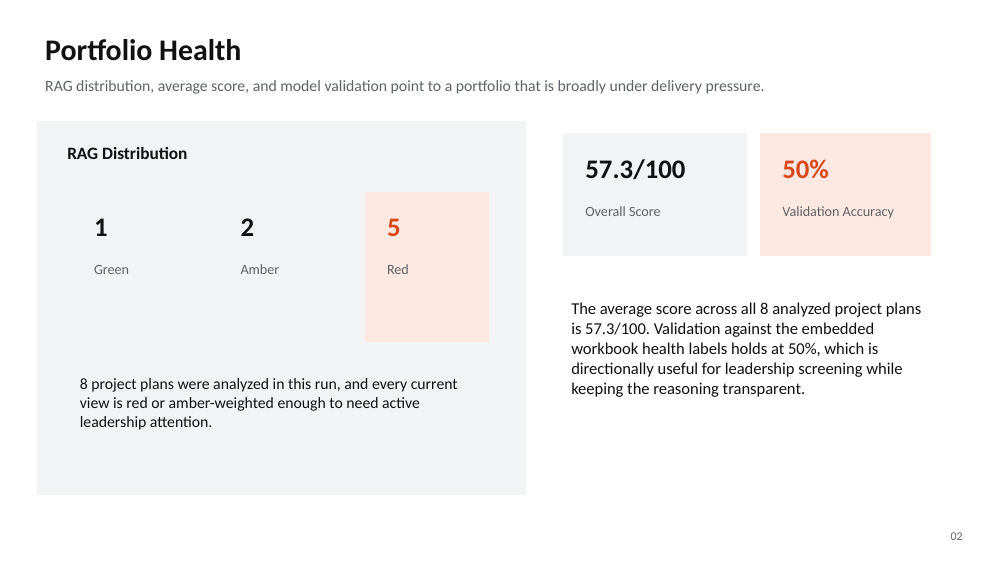
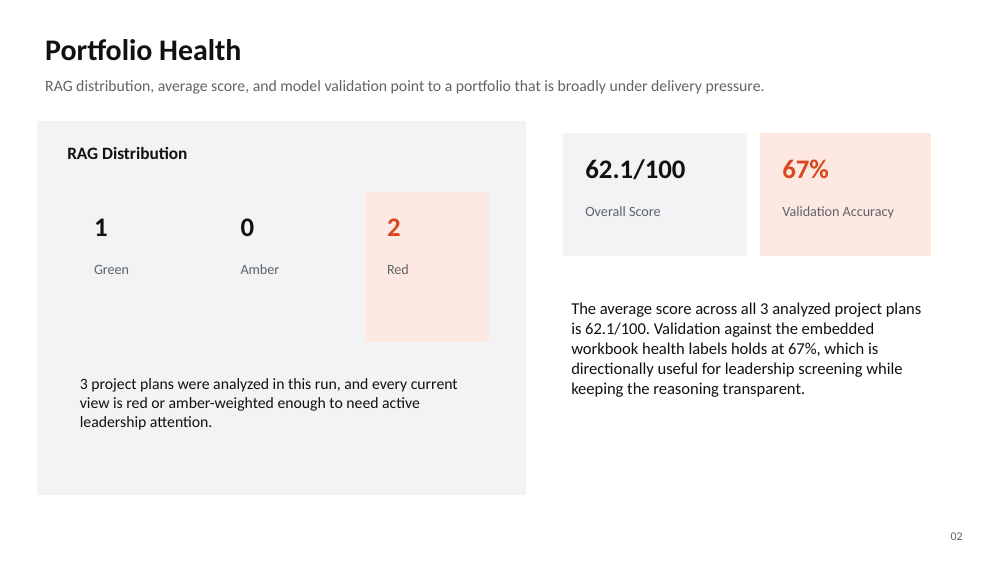
Before and after one commit to Rajibpanda01/Project-Health-Reporting-Agent, a slide deck: slide 2 of deliverables/monthly_executive_deck.pptx. Drawn at 1008x567 pixels with LibreOffice and Linux fonts; fonts in the diff are those of the drawing. Boxes give left, top, right and bottom in pixels: in the first picture for what was removed or moved away, otherwise in the second. Text is boxed around its words. In the diff, an @@ line names an element or a change of style, - is before the commit and + after.

```diff
--- a/deliverables/monthly_executive_deck.pptx
+++ b/deliverables/monthly_executive_deck.pptx
@@ text at (585, 159, 685, 180): text changed @@
-57.3/100
+62.1/100
@@ text at (782, 159, 829, 178): text changed @@
-50%
+67%
@@ text "2": place and size @@
-text "2" at (241, 218, 255, 236)
+text "2" at (387, 218, 401, 236)
@@ text "2" at (387, 218, 401, 236): text colour #111111 to #D9481C @@
@@ text added at (241, 218, 255, 236), 25.5 pt, text #111111, bold @@
+0
@@ text removed at (387, 218, 401, 236) @@
-5
@@ text at (571, 302, 921, 397): text changed @@
-The average score across all 8 analyzed project plans is 57.3/100. Validation against the embedded workbook health labels holds at 50%, which is directionally useful for leadership screening while keeping the reasoning transparent.
+The average score across all 3 analyzed project plans is 62.1/100. Validation against the embedded workbook health labels holds at 67%, which is directionally useful for leadership screening while keeping the reasoning transparent.
@@ text at (80, 378, 458, 430): text changed @@
-8 project plans were analyzed in this run, and every current view is red or amber-weighted enough to need active leadership attention.
+3 project plans were analyzed in this run, and every current view is red or amber-weighted enough to need active leadership attention.
```
Also in this commit, not shown: 4 other slides changed, 1 other file.
